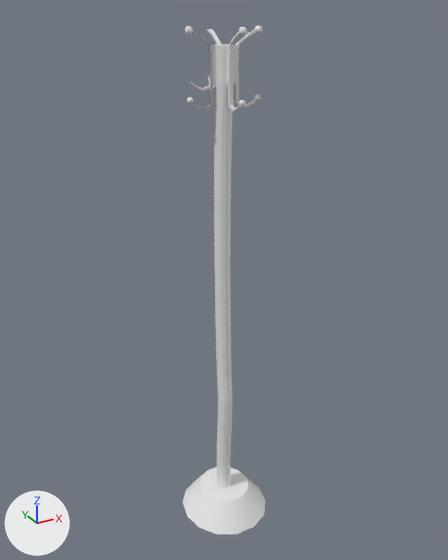
A saved change to the FBX model TesisDV/Assets/Models/Models/DinnerProps/perchero.fbx.
Camera for both pictures: a 50 mm lens placed at (1.86, -1.96, 1.81), pointed at (3.0, 0.12, 0.77). Lighting does not change. The marker at lower left points along +X, +Y and +Z. Where no turn or scale is listed for an object, it has been applied to the vertices.
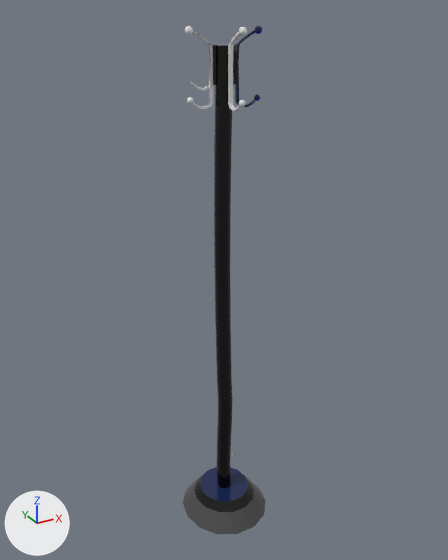
The newer file is also rescaled (x14.03), turned or shifted as a whole; pictures and numbers use the older file's frame.

What changed in the scene script:
```text
Add img_trimsheetprops_png:
    img_trimsheetprops_png = load_image('TrimSheetProps.png', '../../Materials/CatProps/TrimSheetProps.png', 1024, 1024, 'sRGB')
Add mat_prop_fireplace_object1_mso:
    mat_prop_fireplace_object1_mso = principled_material('Prop_Fireplace_object1_mso')
    mat_prop_fireplace_object1_mso.texture = img_trimsheetprops_png
    mat_prop_fireplace_object1_mso.roughness = 0.0
Change me_mesh:
    used by ob_cone001; location = (2.976, 0.066, -0.364)
    remove me_mesh.from_pydata(...)  # 379 vertices, 373 faces; spans x -0.2..0.2, y -0.2..0.2, z 0.0..2.11
    add me_mesh.from_pydata(...)  # 311 vertices, 311 faces; spans x -0.2..0.2, y -0.2..0.2, z 0.0..2.06
    me_mesh part 1: the loose piece of 68 vertices spanning x -0.01..0.01, y 0.03..0.12, z 1.91..2.11 is deleted
    me_mesh part 2: 311 faces spanning x -0.2..0.2, y -0.2..0.2, z 0.0..2.06 switch from no material to mat_prop_fireplace_object1_mso (picture img_trimsheetprops_png)
Remove ob_object005:
    ob_object005 = bpy.data.objects.new('Object005', me_mesh_005)
    ob_object005.location = (2.976, 0.066, -0.364)
```

What differs and where, as boxes [x1, y1, x2, y2] in the pictures (448 x 560 px):
'Object005', deleted: before [192, 31, 213, 109]
part 1 of me_mesh, deleted: before [206, 29, 221, 88]
part 2 of me_mesh, recoloured (grey to black): [183, 44, 265, 534] in both
